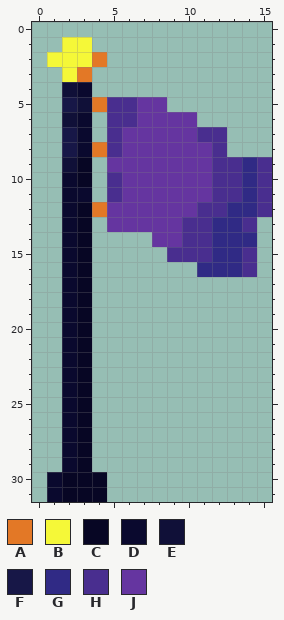
Pixel-art sprite -- SlimePlatformer/Assets/Sprites/finishFlag.png. That is the earlier state.
The file is 160x320 pixels, drawn in blocks of 10x10; one block is one cell here.
Palette (. is transparent): A #e37826  B #f5f838  C #070624  D #0a092e  E #101038  F #171747  G #302a85  H #492e8f  J #6535a0
Pixels before, first column x 1:
 1 .BB............
 2 BBBA...........
 3 .BA............
 4 .ED............
 5 .FEAHHJJ.......
 6 .ED.HHJJJJ.....
 7 .FD.HJJJJJHH...
 8 .FDAHJJJJJJH...
 9 .EC.JJJJJJJHHGH
10 .DC.HJJJJJJHHGH
11 .DD.HJJJJJJHHGH
12 .DCAJJJJJJHHGGH
13 .DC.JJJJJHHGGH.
14 .DC....JJHHGGG.
15 .DC.....HHHGGH.
16 .DC.......GGGH.
17 .DC............
18 .DC............
19 .DC............
20 .DC............
21 .DC............
22 .DC............
23 .DC............
24 .DC............
25 .DC............
26 .DC............
27 .DC............
28 .DC............
29 .DC............
30 DCCC...........
31 DCCC...........
New version:
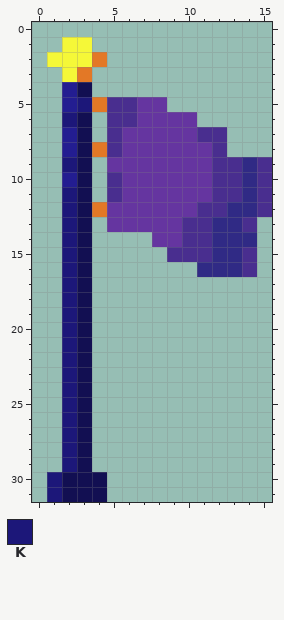
Colours new in this view: K #1c1779
From old to new:
{"colour":"C","old":"#070624","new":"#120f52"}
{"colour":"F","old":"#171747","new":"#231d91"}
{"y":4,"x":2,"old":"ED","new":"FC"}
{"y":5,"x":3,"old":"E","new":"K"}
{"y":6,"x":2,"old":"ED","new":"KC"}
{"y":7,"x":3,"old":"D","new":"C"}
{"y":8,"x":3,"old":"D","new":"C"}
{"y":9,"x":2,"old":"E","new":"K"}
{"y":10,"x":2,"old":"D","new":"F"}
{"y":11,"x":2,"old":"DD","new":"KC"}
{"y":12,"x":2,"old":"D","new":"K"}
{"y":13,"x":2,"old":"D","new":"K"}
{"y":14,"x":2,"old":"D","new":"K"}
{"y":15,"x":2,"old":"D","new":"K"}
{"y":16,"x":2,"old":"D","new":"K"}
{"y":17,"x":2,"old":"D","new":"K"}
{"y":18,"x":2,"old":"D","new":"K"}
{"y":19,"x":2,"old":"D","new":"K"}
{"y":20,"x":2,"old":"D","new":"K"}
{"y":21,"x":2,"old":"D","new":"K"}
{"y":22,"x":2,"old":"D","new":"K"}
{"y":23,"x":2,"old":"D","new":"K"}
{"y":24,"x":2,"old":"D","new":"K"}
{"y":25,"x":2,"old":"D","new":"K"}
{"y":26,"x":2,"old":"D","new":"K"}
{"y":27,"x":2,"old":"D","new":"K"}
{"y":28,"x":2,"old":"D","new":"K"}
{"y":29,"x":2,"old":"D","new":"K"}
{"y":30,"x":1,"old":"D","new":"K"}
{"y":31,"x":1,"old":"D","new":"K"}
{"label":"changed","picture_box":[47,82,107,502]}
